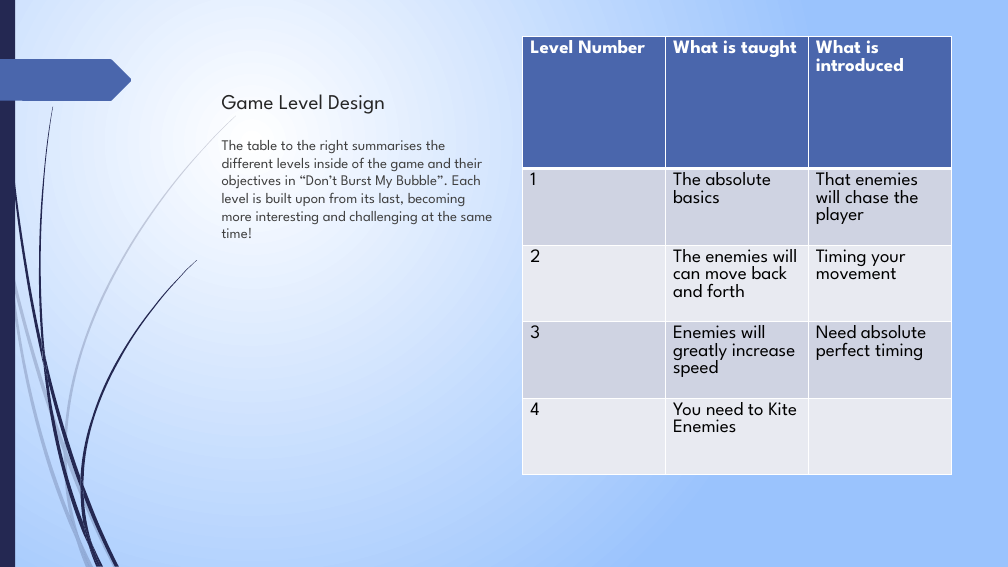
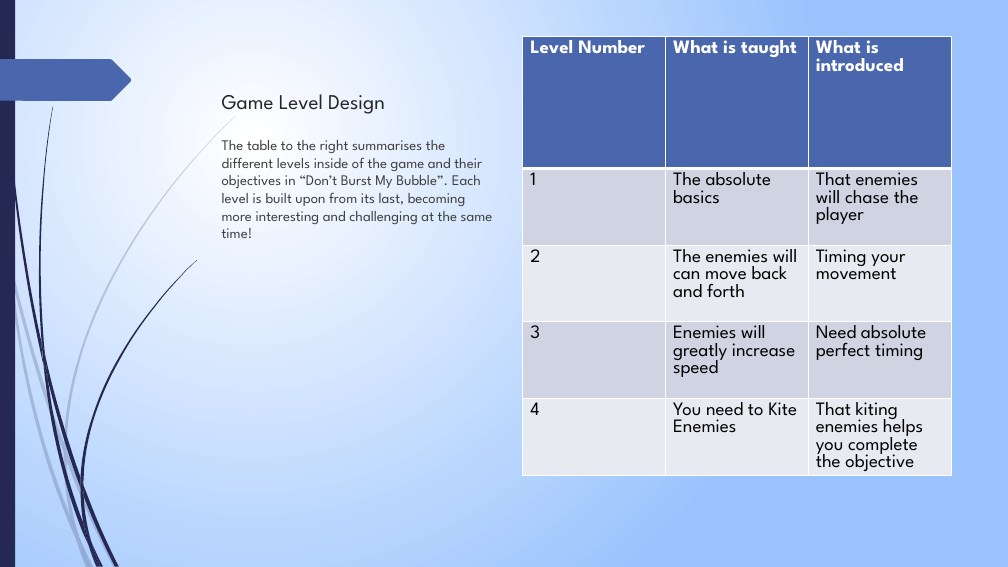
Before and after one commit to ChloeWoodman/Dont-Burst-My-Bubble-Game, a slide deck: slide 5 of Don't Burst My Bubble Presentation.pptx. Drawn at 1008x567 pixels with LibreOffice and Linux fonts; fonts in the diff are those of the drawing. Boxes give left, top, right and bottom in pixels: in the first picture for what was removed or moved away, otherwise in the second. Text is boxed around its words. In the diff, an @@ line names an element or a change of style, - is before the commit and + after.

Commit message:
Table complete

```diff
--- a/Don't Burst My Bubble Presentation.pptx
+++ b/Don't Burst My Bubble Presentation.pptx
@@ table at [523,37,951,563] @@
-row 5, column 3: 
+row 5, column 3: That kiting enemies helps you complete the objective
```
Also in this commit, not shown: 1 other slide changed.
